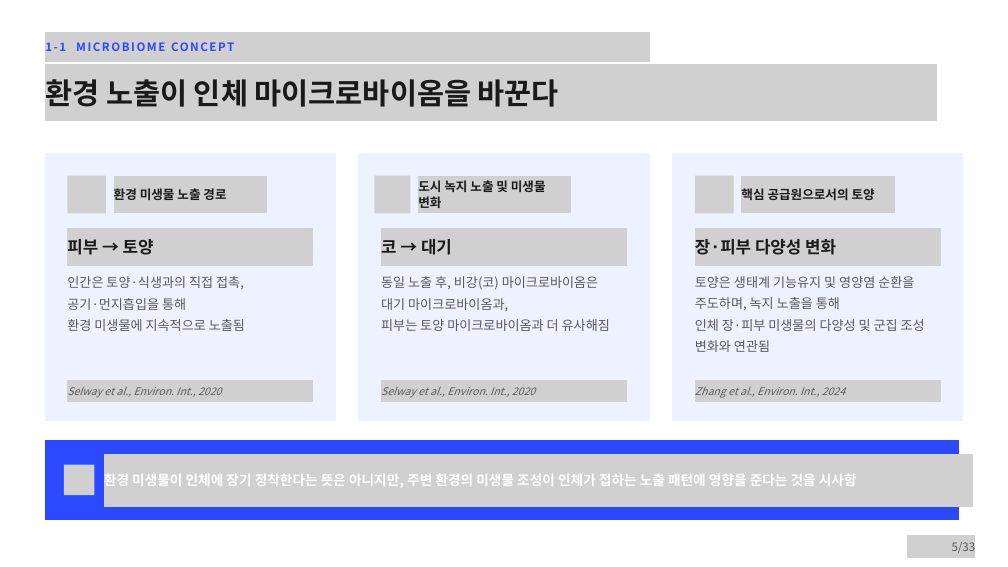
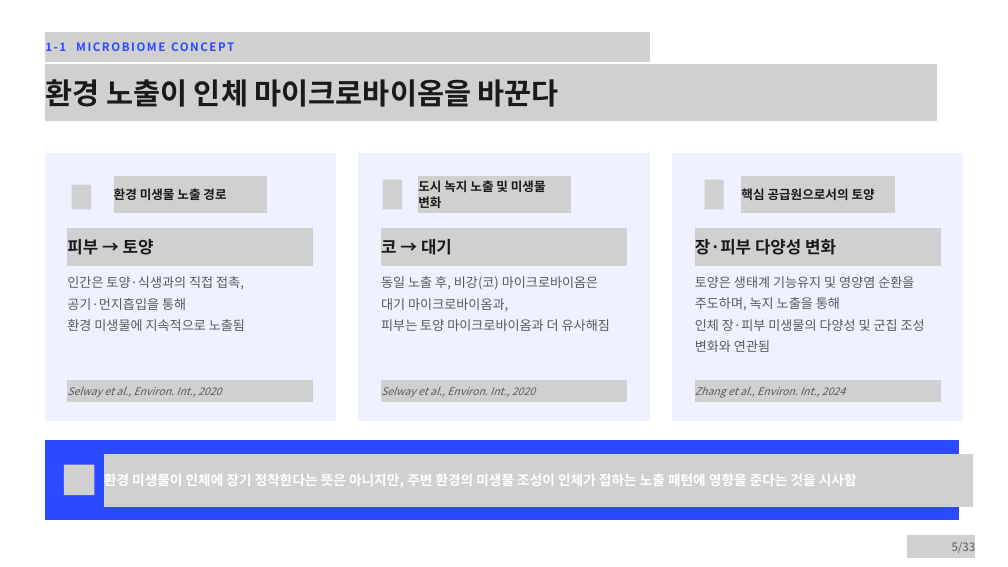
Before and after one commit to youngPath12/microbiom-team-1, a slide deck: slide 5 of 오믹스,마이크로바이옴_Team 1.pptx. Drawn at 1008x567 pixels with LibreOffice and Linux fonts; fonts in the diff are those of the drawing; grey boxes stand for pictures; background and template pictures are left out. Boxes give left, top, right and bottom in pixels: in the first picture for what was removed or moved away, otherwise in the second. Text is boxed around its words. In the diff, an @@ line names an element or a change of style, - is before the commit and + after.

```diff
--- a/오믹스,마이크로바이옴_Team 1.pptx
+++ b/오믹스,마이크로바이옴_Team 1.pptx
@@ picture removed at [68,175,106,213] @@
@@ picture removed at [374,175,411,213] @@
@@ picture added at [383,179,402,209] @@
@@ picture removed at [695,175,734,213] @@
@@ picture added at [705,179,724,209] @@
@@ picture added at [72,184,91,209] @@
```
Also in this commit, not shown: 1 other slide changed.
